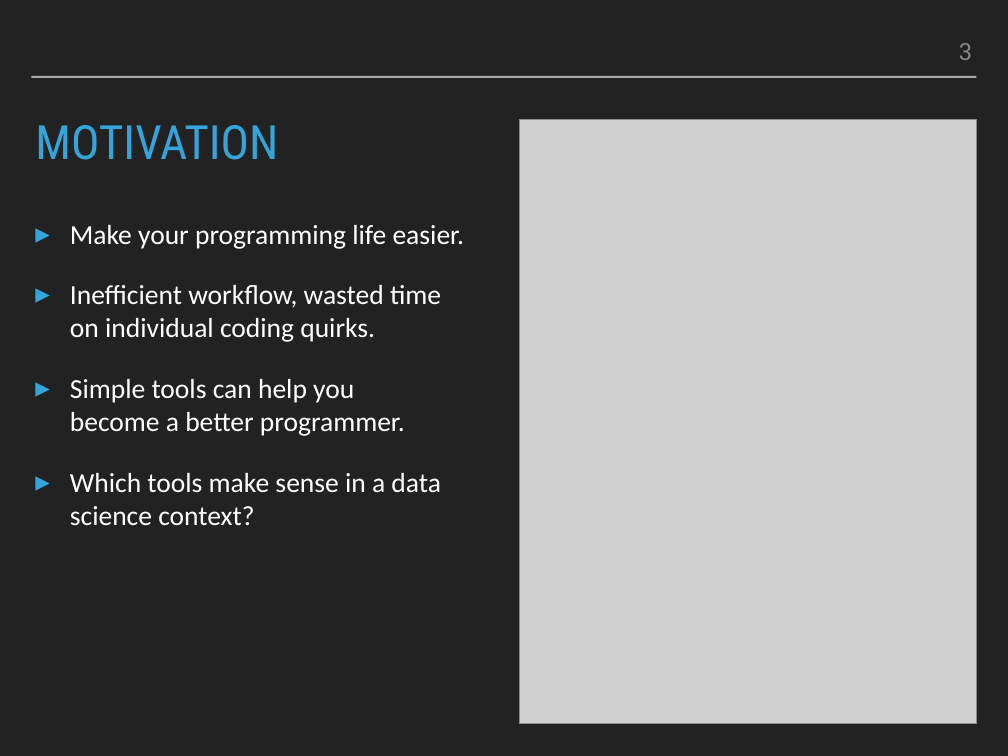
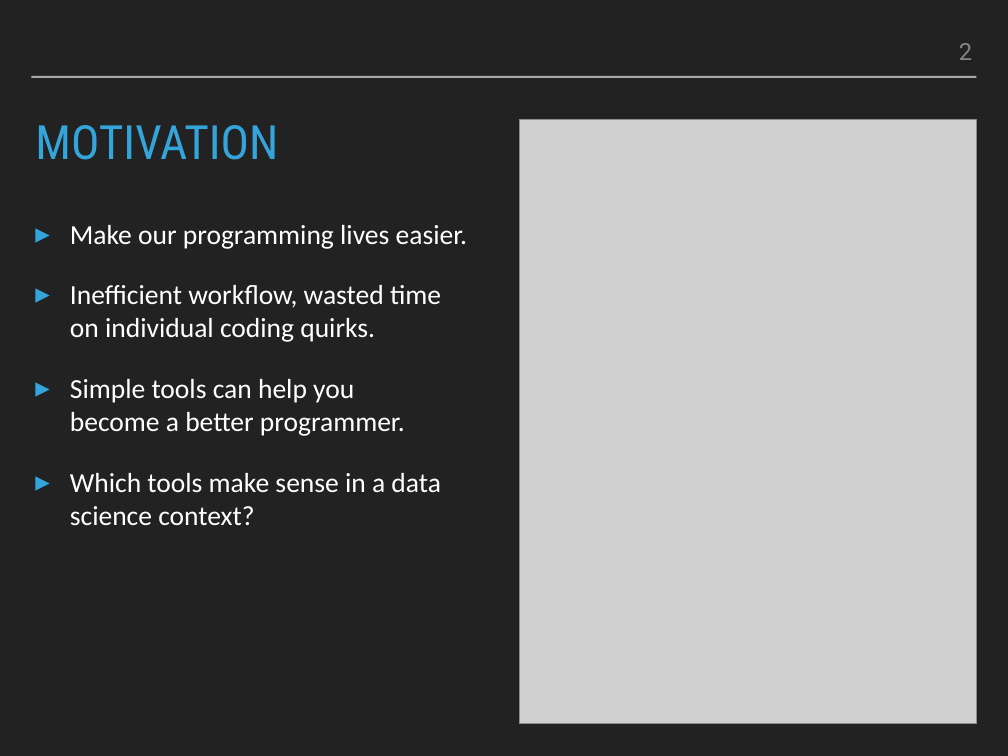
Before and after one commit to smu095/presentations, a slide deck: slide 2 of python101/slides/python101.pptx (slide 3 before the commit). Drawn at 1008x756 pixels with LibreOffice and Linux fonts; fonts in the diff are those of the drawing; grey boxes stand for pictures. Boxes give left, top, right and bottom in pixels: in the first picture for what was removed or moved away, otherwise in the second. Text is boxed around its words. In the diff, an @@ line names an element or a change of style, - is before the commit and + after.

```diff
--- a/python101/slides/python101.pptx
+++ b/python101/slides/python101.pptx
@@ page number at <box>959,43,972,60</box>: text changed @@
-3
+2
@@ text at <box>70,225,467,249</box>: text changed @@
-▸ Make your programming life easier.
+▸ Make our programming lives easier.
```
Also in this commit, not shown: 7 other slides changed, 2 other files.
